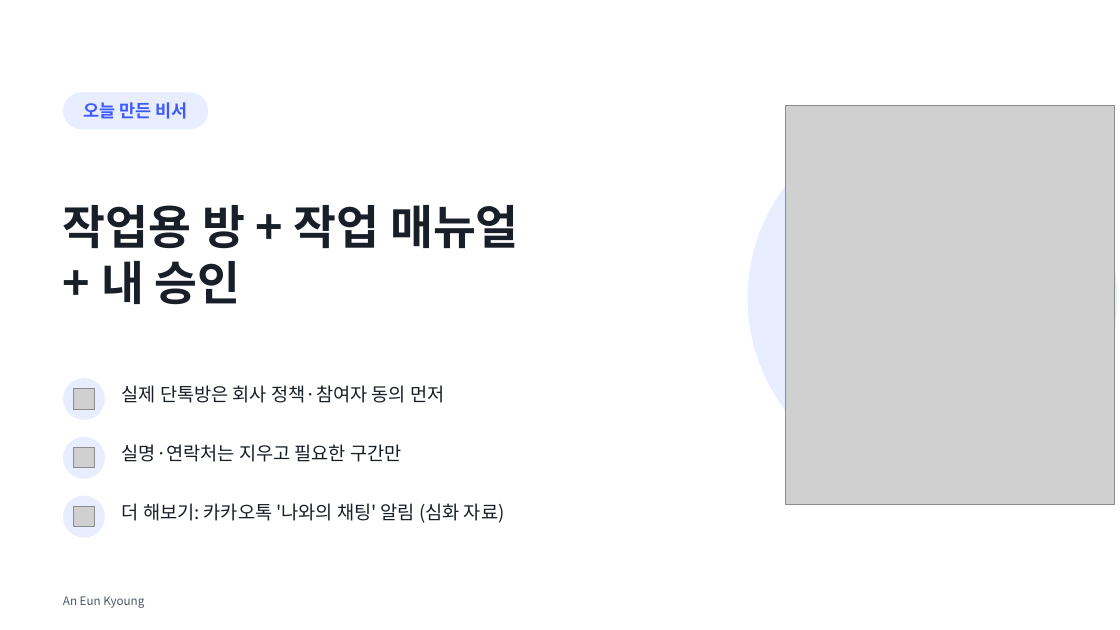
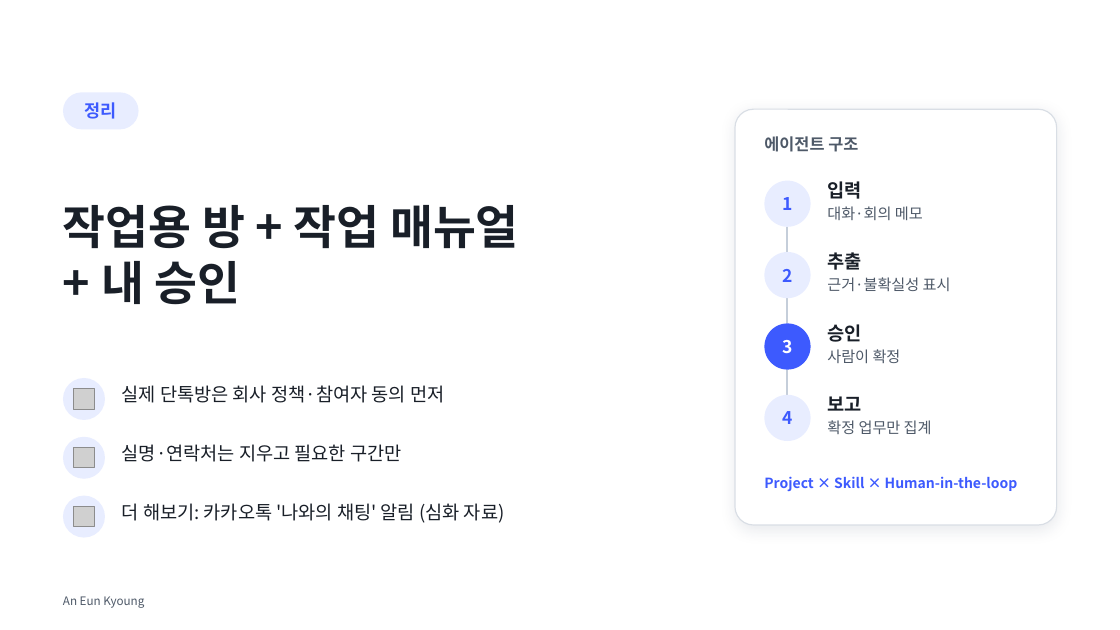
Before and after one commit to eunkyoungAn/-, a slide deck: slide 24 of output/업무정리비서-강의/나만의_업무정리비서_만들기.pptx. Drawn at 1120x630 pixels with LibreOffice and Linux fonts; fonts in the diff are those of the drawing; grey boxes stand for pictures. Boxes give left, top, right and bottom in pixels: in the first picture for what was removed or moved away, otherwise in the second. Text is boxed around its words. In the diff, an @@ line names an element or a change of style, - is before the commit and + after.

```diff
--- a/output/업무정리비서-강의/나만의_업무정리비서_만들기.pptx
+++ b/output/업무정리비서-강의/나만의_업무정리비서_만들기.pptx
@@ rounded rectangle "정리": place and size @@
-rounded rectangle "정리" at (63,92,208,129)
+rounded rectangle "정리" at (63,92,139,129)
@@ text in rounded rectangle at (85,102,117,119): text changed @@
-오늘 만든 비서
+정리
@@ rounded rectangle: place and size @@
-rounded rectangle at (748,113,1117,483)
+rounded rectangle at (735,109,1057,525)
@@ rounded rectangle at (735,109,1057,525): ellipse to rounded rectangle; fill #E8EDFF to #FFFFFF; outline none to #D9DEE5 1 pt; shadow on @@
@@ picture removed at (786,105,1115,504) @@
@@ text added at (764,136,858,152), 14 pt, text #4E5968, bold @@
+에이전트 구조
@@ ellipse added at (765,181,811,227), fill #E8EDFF, 15 pt, text #3D5AFE, bold @@
+1
@@ text added at (827,181,861,199), 16 pt, text #191F28, bold @@
+입력
@@ text added at (827,206,923,220), 13 pt, text #4E5968 @@
+대화·회의 메모
@@ line added from (787, 227) to (787, 252), #C5CEDA 1.5 pt @@
@@ ellipse added at (765,252,811,298), fill #E8EDFF, 15 pt, text #3D5AFE, bold @@
+2
@@ text added at (827,252,861,270), 16 pt, text #191F28, bold @@
+추출
@@ line added from (787, 298) to (787, 323), #C5CEDA 1.5 pt @@
@@ text added at (827,277,951,291), 13 pt, text #4E5968 @@
+근거·불확실성 표시
@@ ellipse added at (765,323,811,370), fill #3D5AFE, 15 pt, text #FFFFFF, bold @@
+3
@@ text added at (827,324,861,342), 16 pt, text #191F28, bold @@
+승인
@@ text added at (827,349,901,363), 13 pt, text #4E5968 @@
+사람이 확정
@@ line added from (787, 370) to (787, 395), #C5CEDA 1.5 pt @@
@@ ellipse added at (765,395,811,441), fill #E8EDFF, 15 pt, text #3D5AFE, bold @@
+4
@@ text added at (827,396,861,411), 16 pt, text #191F28, bold @@
+보고
@@ text added at (827,420,932,434), 13 pt, text #4E5968 @@
+확정 업무만 집계
@@ text added at (764,476,1018,491), 12 pt, text #3D5AFE, bold @@
+Project × Skill × Human-in-the-loop
```
Also in this commit, not shown: 15 other slides changed, 2 slides added, 2 slides removed, 4 other files.
